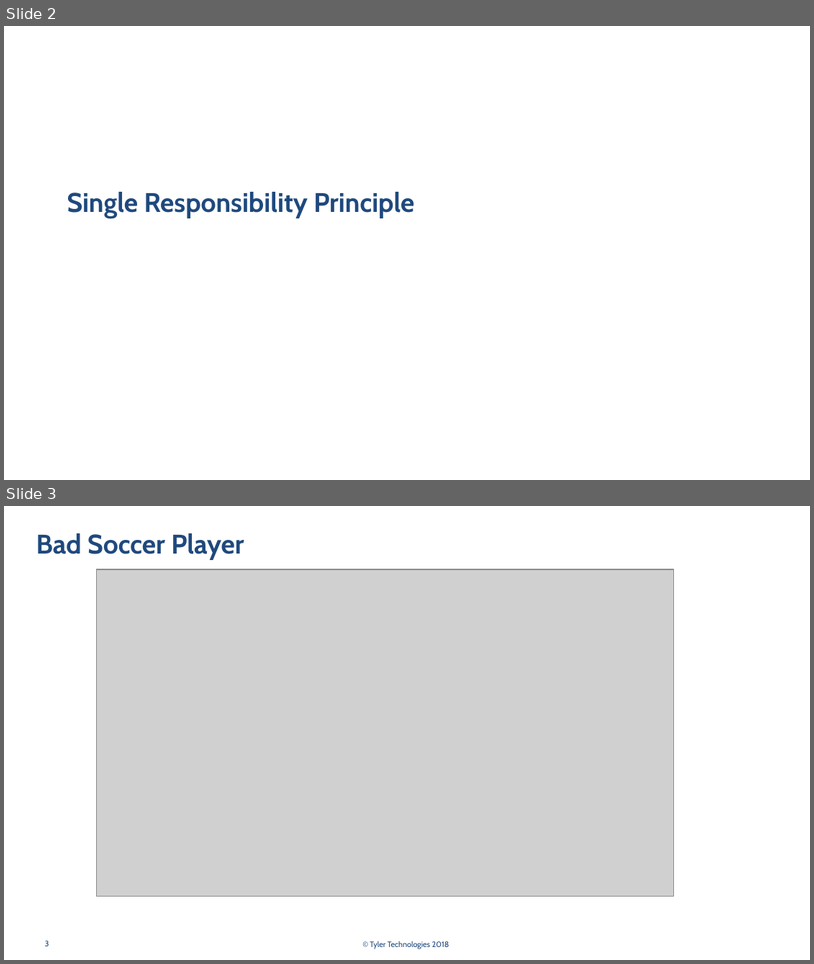
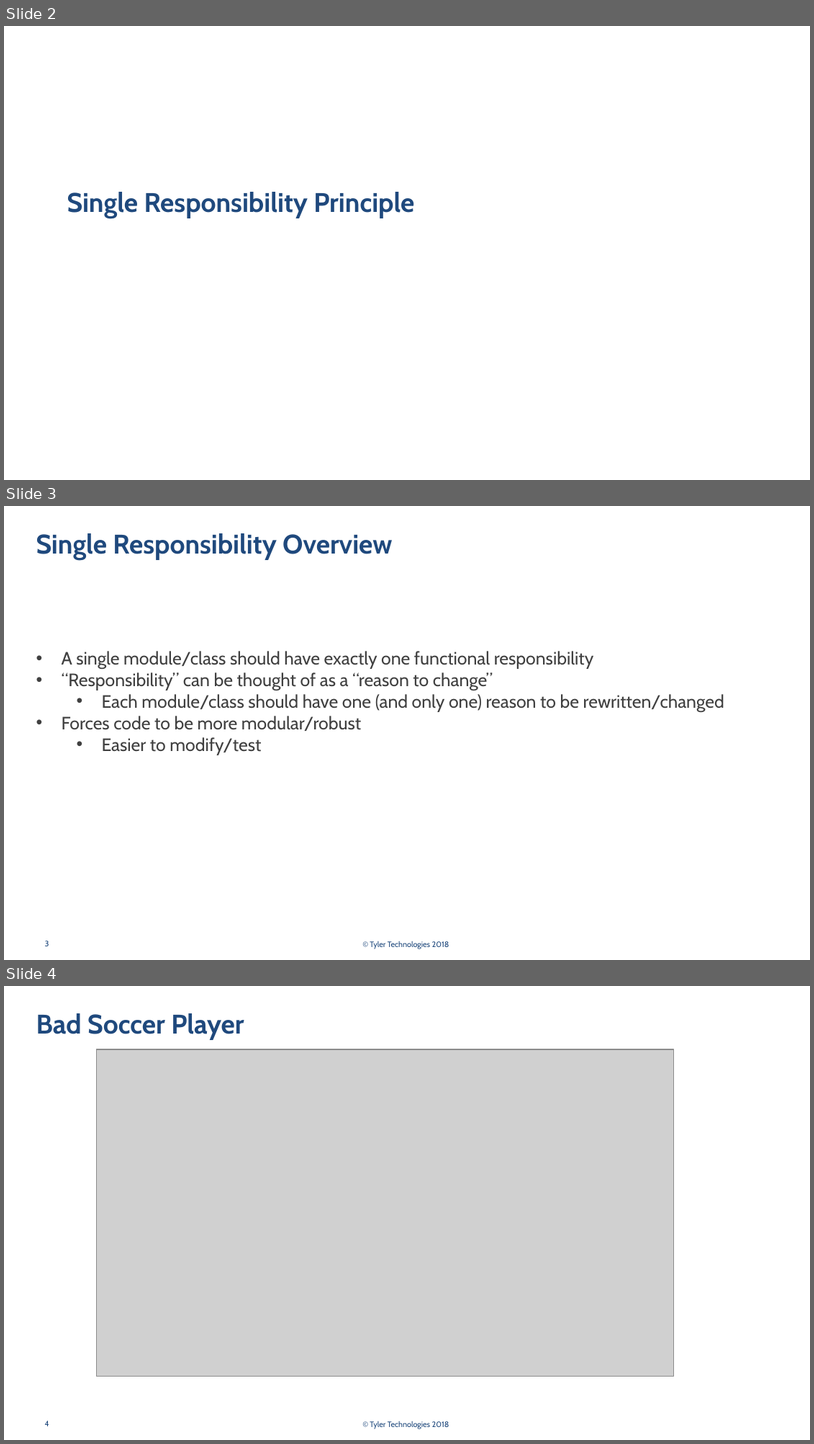
Before and after one commit to scohe001/SOLID-Presentation, a slide deck: PowerPoint/SOLID.pptx. Shown one above the other, each under a label of ours: slides 2 and 3 before the commit, slides 2, 3 and 4 after it. The pictures are 814x964 and 814x1444 pixels, drawn with LibreOffice and Linux fonts; fonts in the diff are those of the drawing; grey boxes stand for pictures; background and template pictures are left out. Boxes give left, top, right and bottom in pixels: in the first picture for what was removed or moved away, otherwise in the second. Text is boxed around its words. In the diff, an @@ line names an element or a change of style, - is before the commit and + after.

Commit message:
Updated PowerPoint with overview slides and fun motivational posters

```diff
--- a/PowerPoint/SOLID.pptx
+++ b/PowerPoint/SOLID.pptx
@@ slide 3 added at <box>4,506,810,960</box>, background #FFFFFF; not listed: 2 template elements that a slide beside it also shows @@
@@ title added at <box>36,533,392,560</box>, 24 pt, text #1F497D, bold @@
+Single Responsibility Overview
@@ text added at <box>62,651,725,754</box>, 16 pt, text #404040 @@
+• A single module/class should have exactly one functional responsibility
+• “Responsibility” can be thought of as a “reason to change”
+  • Each module/class should have one (and only one) reason to be rewritten/changed
+• Forces code to be more modular/robust
+  • Easier to modify/test
@@ what was slide 3 is now slide 4 @@
@@ page number at <box>45,1420,49,1426</box>: text changed @@
-3
+4
```
Also in this commit, not shown: 7 other slides added, 3 slides removed.
